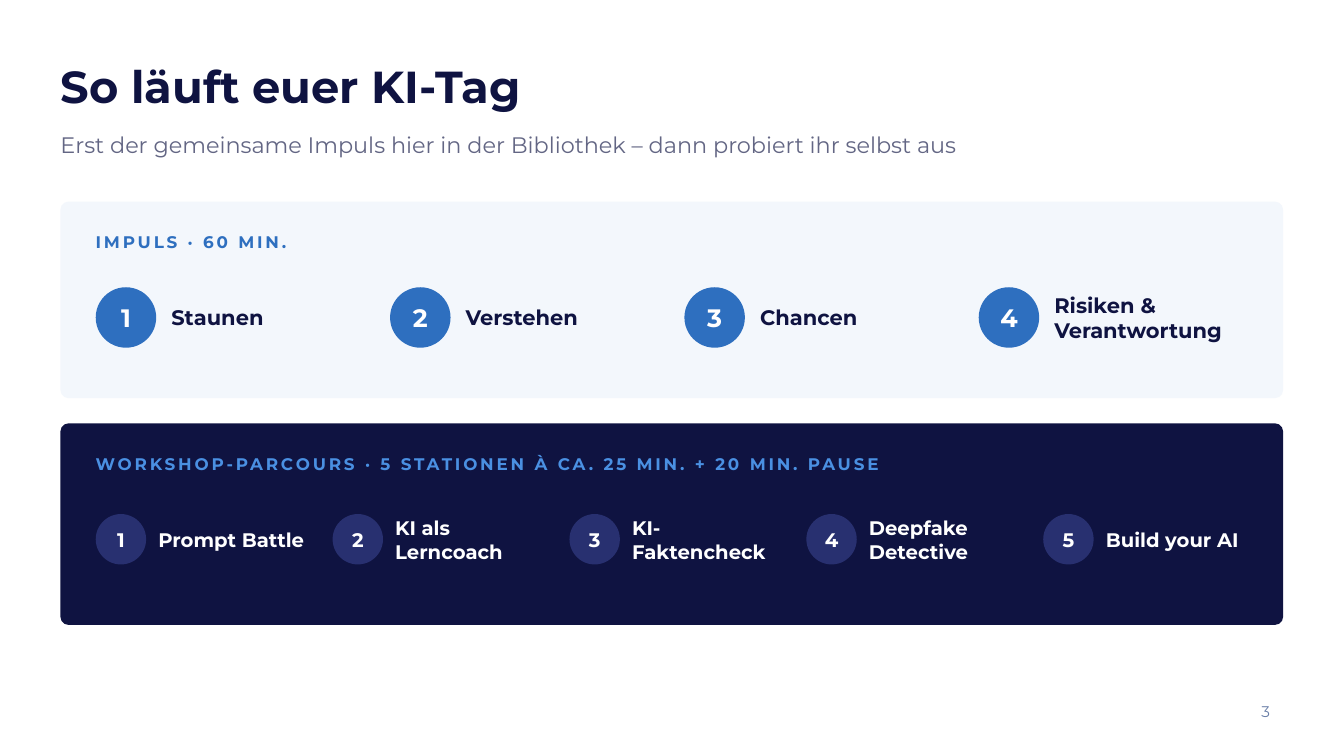
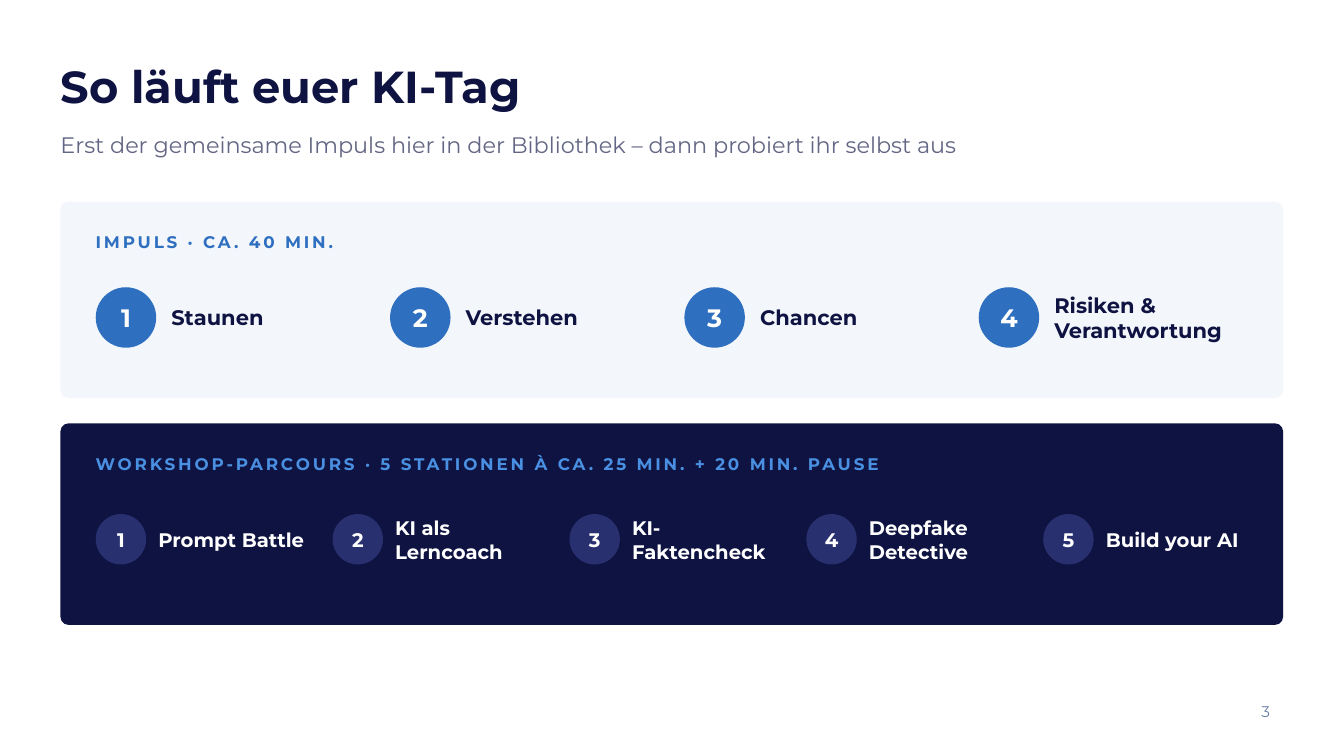
Before and after one commit to elias762/Advisory-board, a slide deck: slide 3 of ki-tag-gymnasium-sued/KI-Tag_Gymnasium-Sued_Impulsvortrag.pptx. Drawn at 1344x756 pixels with LibreOffice and Linux fonts; fonts in the diff are those of the drawing; background and template pictures are left out. Boxes give left, top, right and bottom in pixels: in the first picture for what was removed or moved away, otherwise in the second. Text is boxed around its words. In the diff, an @@ line names an element or a change of style, - is before the commit and + after.

```diff
--- a/ki-tag-gymnasium-sued/KI-Tag_Gymnasium-Sued_Impulsvortrag.pptx
+++ b/ki-tag-gymnasium-sued/KI-Tag_Gymnasium-Sued_Impulsvortrag.pptx
@@ text at bbox=[96, 236, 333, 248]: text changed @@
-IMPULS · 60 MIN.
+IMPULS · CA. 40 MIN.
```
Also in this commit, not shown: 4 other slides changed, 7 other files.
